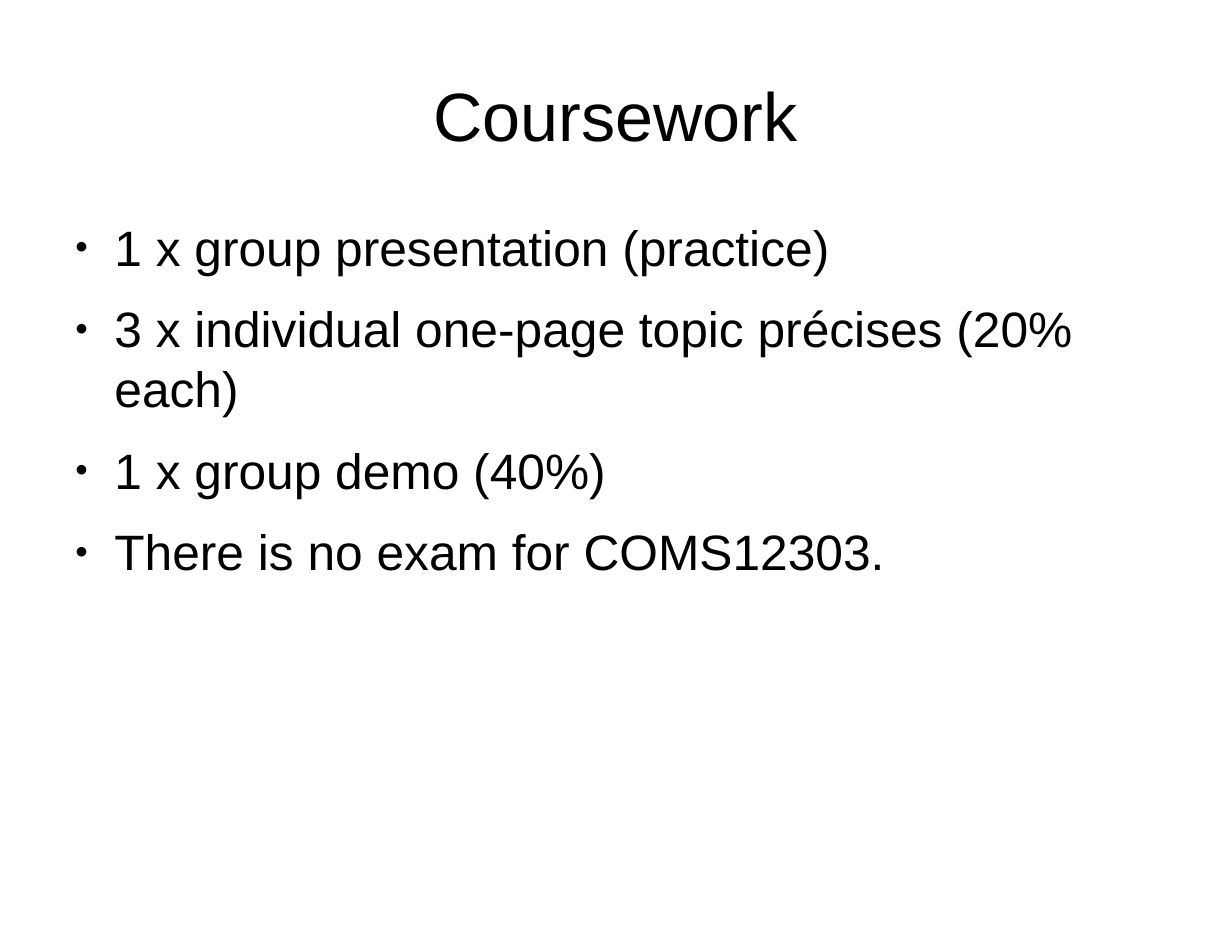
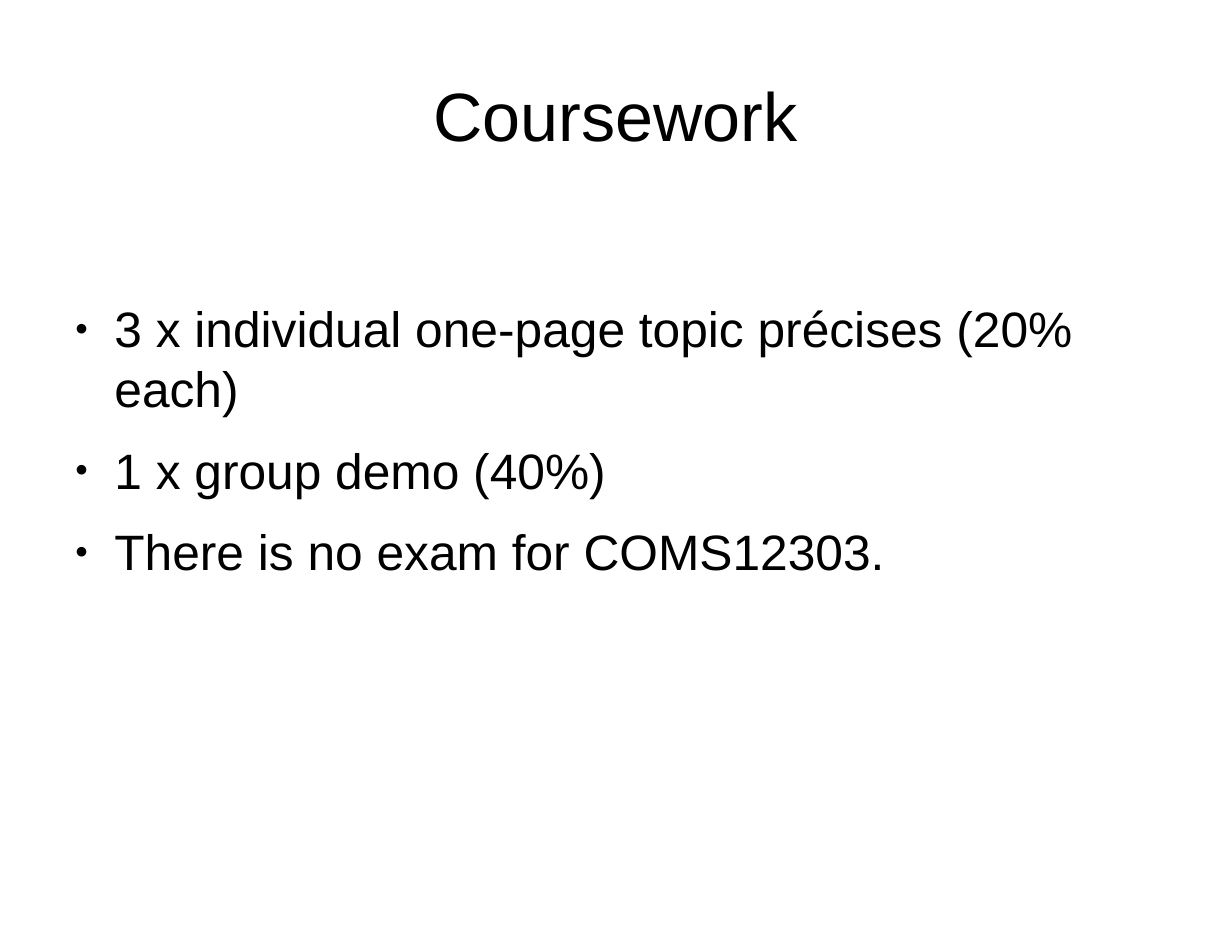
Before and after one commit to conorhoughton/COMS12303, a slide deck: slide 5 of 2016_17/CJH_1_Research/CJH_1_Research.odp. Drawn at 1232x925 pixels with LibreOffice and Linux fonts; fonts in the diff are those of the drawing. Boxes give left, top, right and bottom in pixels: in the first picture for what was removed or moved away, otherwise in the second. Text is boxed around its words. In the diff, an @@ line names an element or a change of style, - is before the commit and + after.

```diff
--- a/2016_17/CJH_1_Research/CJH_1_Research.odp
+++ b/2016_17/CJH_1_Research/CJH_1_Research.odp
@@ text at (x1=114, y1=230, x2=829, y2=275): paragraph removed @@
-● 1 x group presentation (practice)
```
Also in this commit, not shown: 1 other slide changed.
